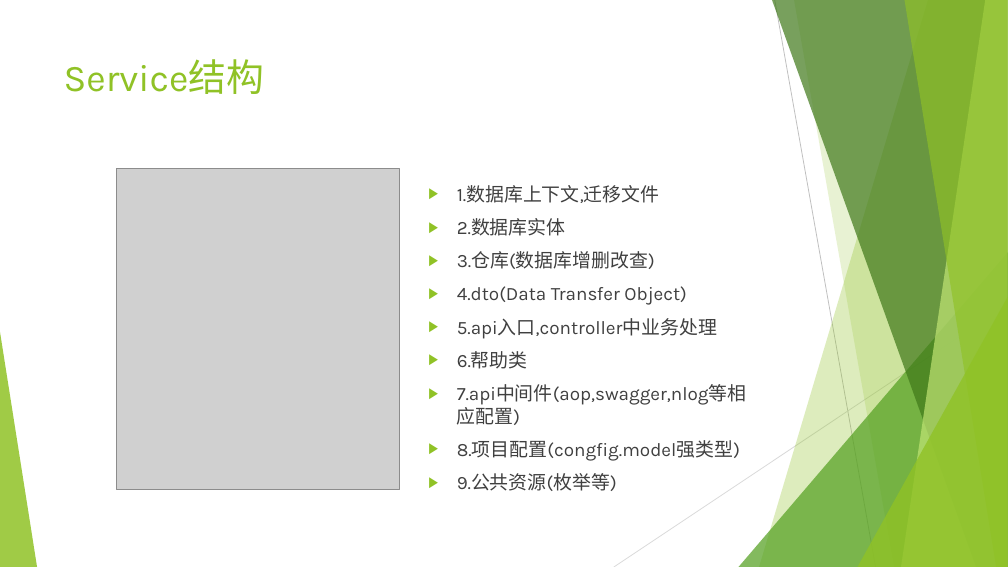
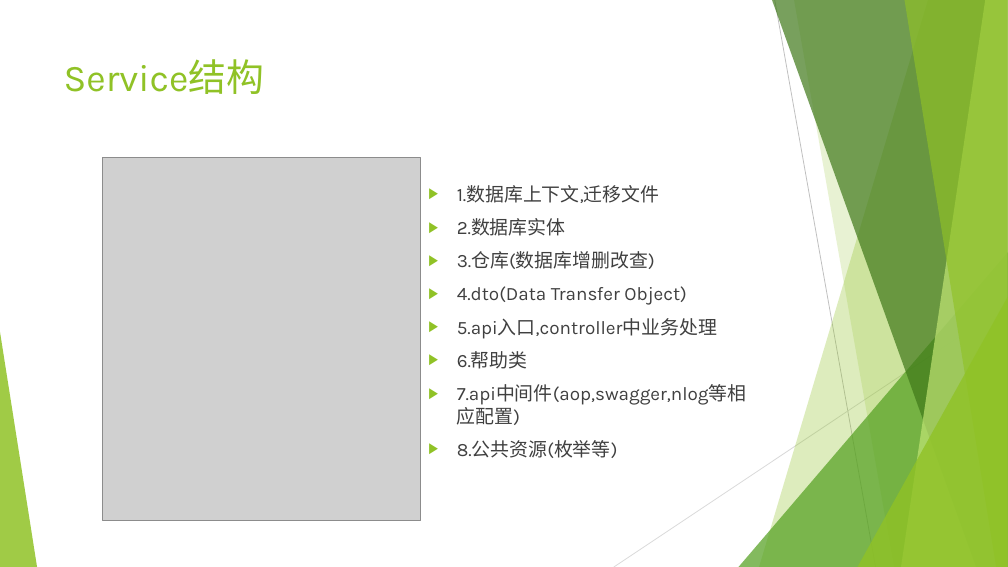
Before and after one commit to sun198986/Station, a slide deck: slide 2 of 后端设计.pptx. Drawn at 1008x567 pixels with LibreOffice and Linux fonts; fonts in the diff are those of the drawing; grey boxes stand for pictures. Boxes give left, top, right and bottom in pixels: in the first picture for what was removed or moved away, otherwise in the second. Text is boxed around its words. In the diff, an @@ line names an element or a change of style, - is before the commit and + after.

```diff
--- a/后端设计.pptx
+++ b/后端设计.pptx
@@ picture: place and size @@
-picture at (116, 169, 399, 489)
+picture at (103, 157, 421, 520)
@@ text at (457, 440, 618, 458): text changed @@
-▶ 8.项目配置(congfig.model强类型)
-▶ 9.公共资源(枚举等)
+▶ 8.公共资源(枚举等)
```
Also in this commit, not shown: 50 other files.
